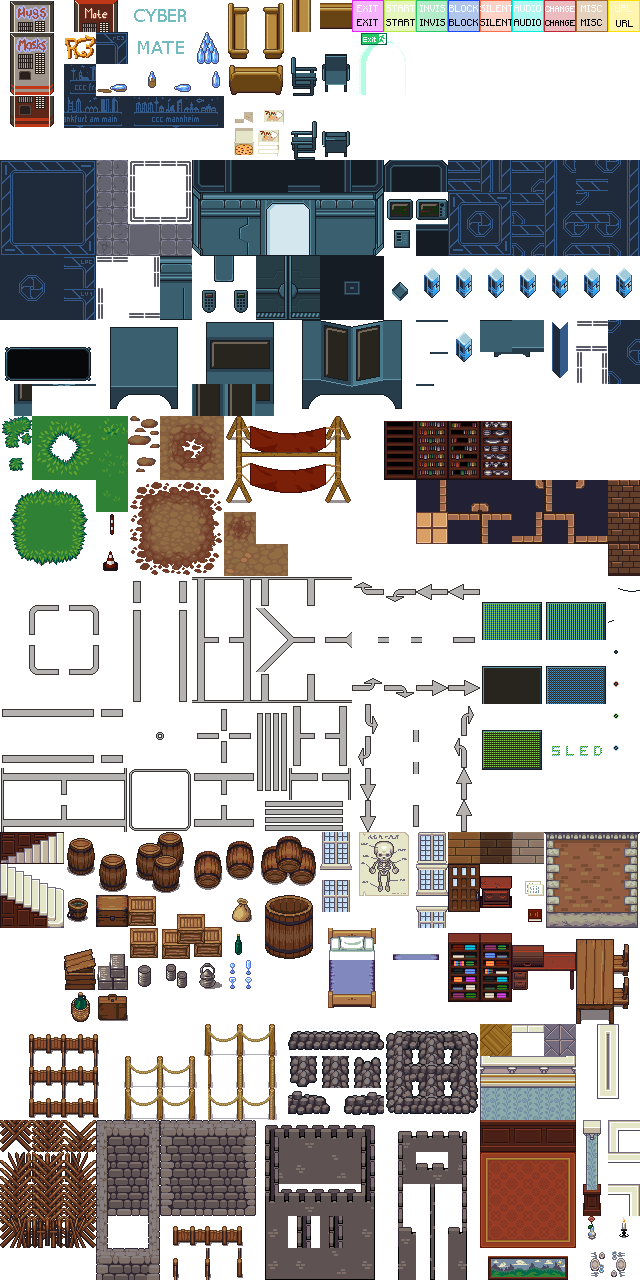
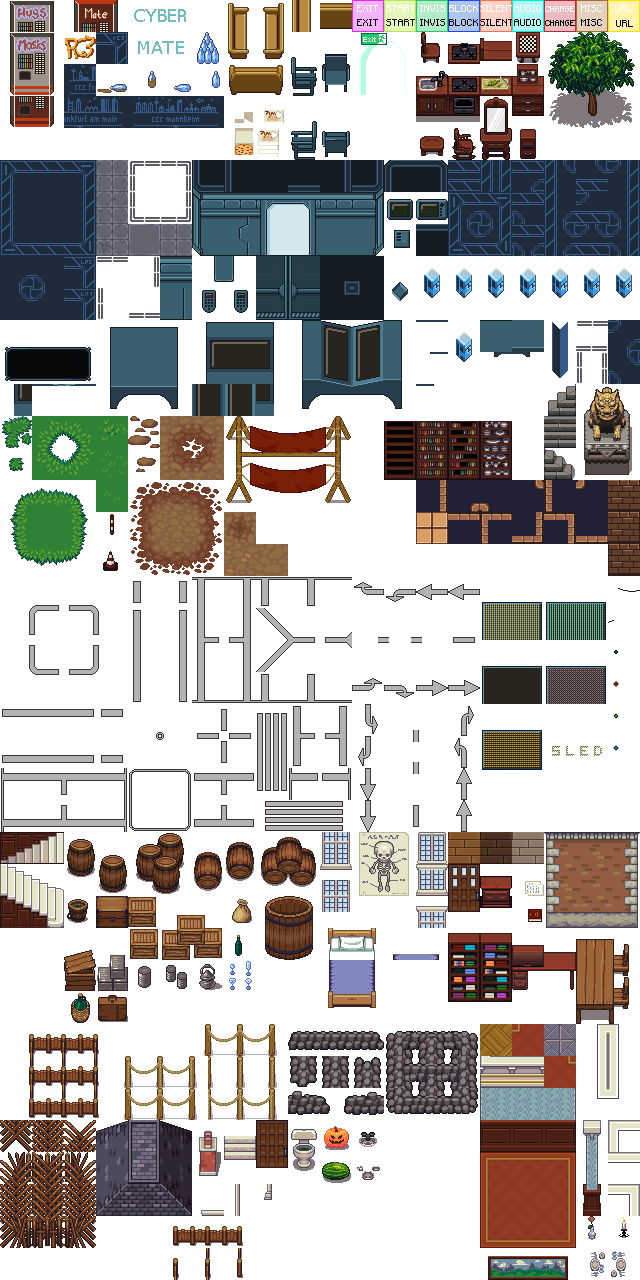
Two versions of the same layered image (640 x 1280). Layer-by-layer changes:
pixels changed over bbox(64, 32, 635, 1280) (layer not identified)
